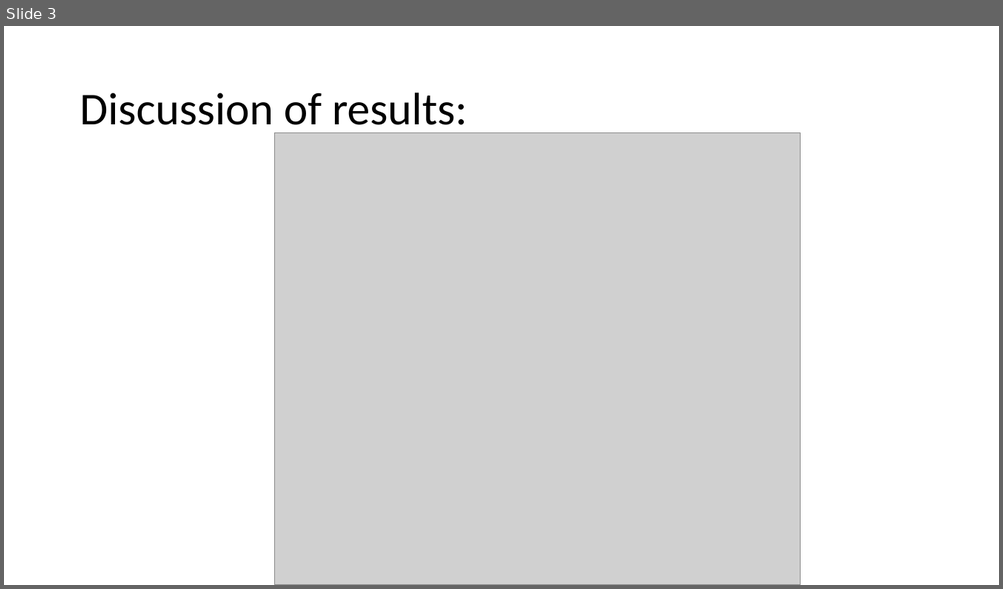
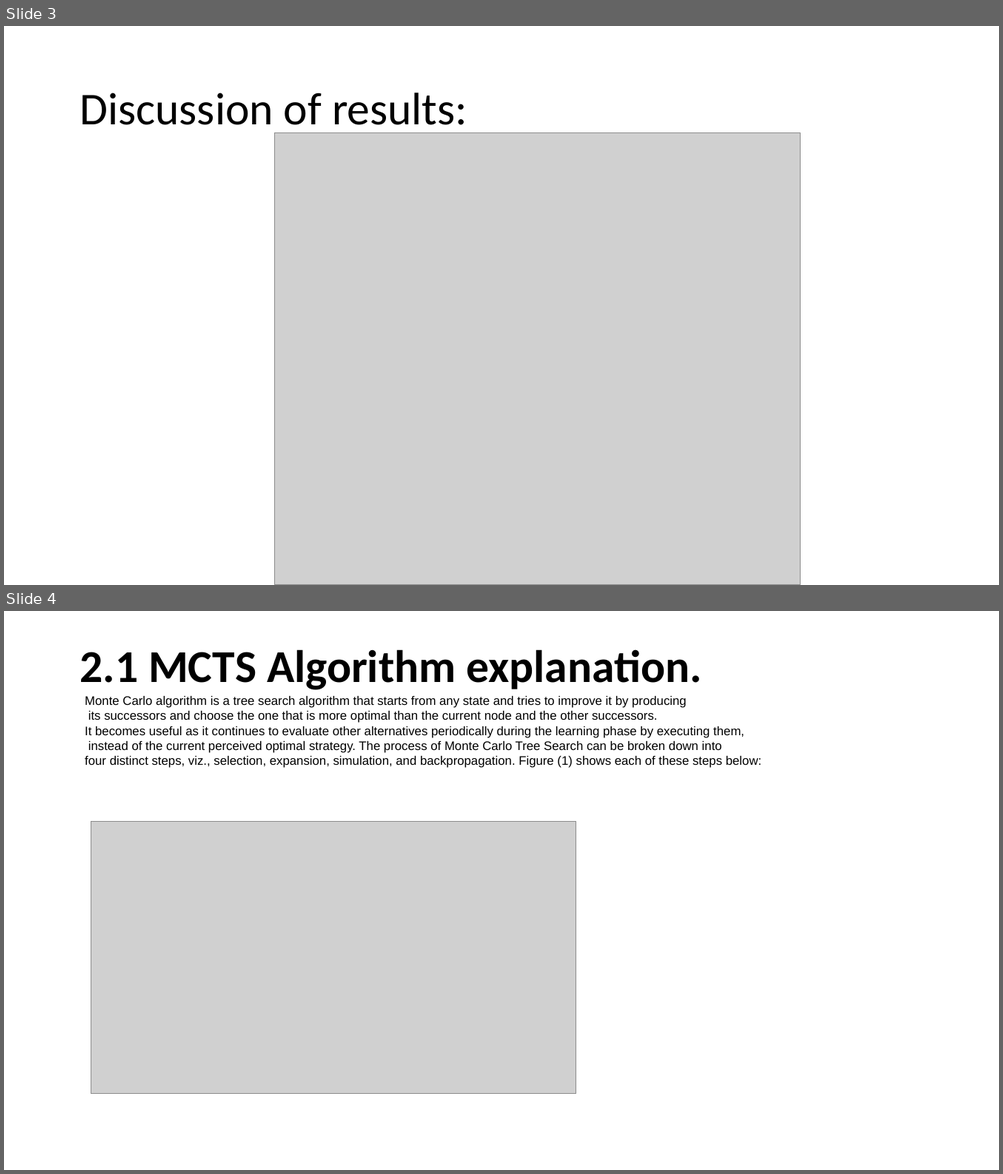
Before and after one commit to GhadeerQalas/AI-Project, a slide deck: p1.pptx. Shown one above the other, each under a label of ours: slide 3 before the commit, slides 3 and 4 after it. The pictures are 1003x589 and 1003x1174 pixels, drawn with LibreOffice and Linux fonts; fonts in the diff are those of the drawing; grey boxes stand for pictures. Boxes give left, top, right and bottom in pixels: in the first picture for what was removed or moved away, otherwise in the second. Text is boxed around its words. In the diff, an @@ line names an element or a change of style, - is before the commit and + after.

Commit message:
updated

```diff
--- a/p1.pptx
+++ b/p1.pptx
@@ slide 4 added at <box>4,611,999,1170</box>, background #FFFFFF @@
@@ title added at <box>79,649,701,690</box>, 44 pt, text #000000, bold @@
+2.1 MCTS Algorithm explanation.
@@ text added at <box>85,696,761,768</box>, 12 pt, text #000000 @@
+Monte Carlo algorithm is a tree search algorithm that starts from any state and tries to improve it by producing
+its successors and choose the one that is more optimal than the current node and the other successors.
+It becomes useful as it continues to evaluate other alternatives periodically during the learning phase by executing them,
+instead of the current perceived optimal strategy. The process of Monte Carlo Tree Search can be broken down into
+four distinct steps, viz., selection, expansion, simulation, and backpropagation. Figure (1) shows each of these steps below:
@@ picture added at <box>91,821,575,1094</box> @@
```
Also in this commit, not shown: 3 other slides added.
